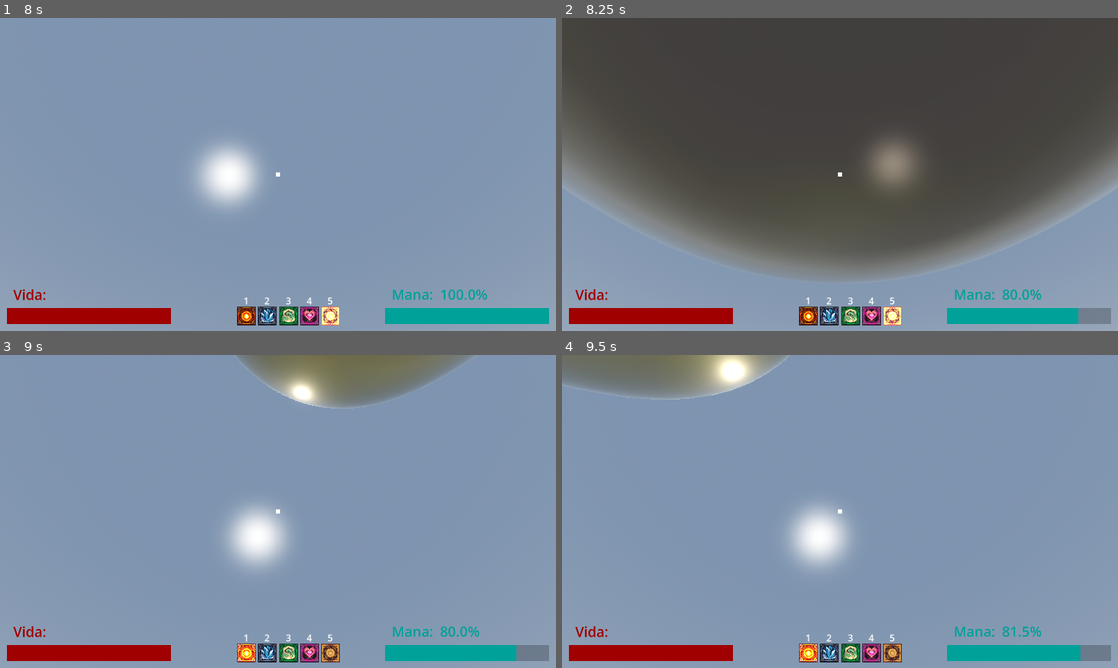
Above: before the commit, frames 1-4 (two rows, left to right).
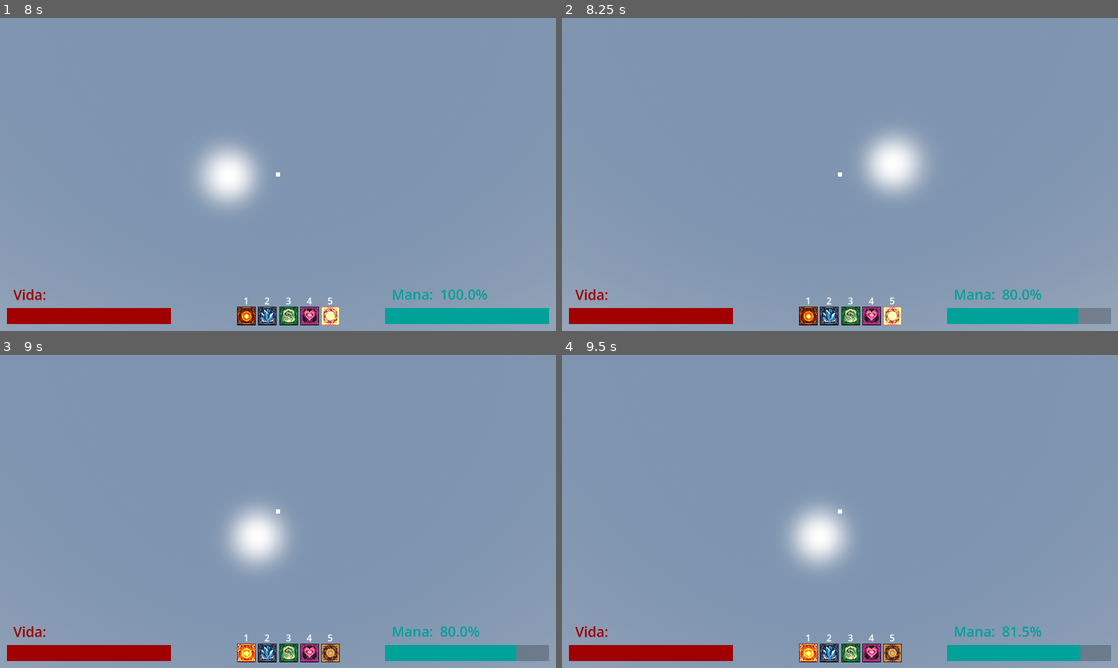
Above: after the commit, the same moments.

Repository: Isaaa43/Saudavel-e-Balanceado
Game: Godot game, scene res://cenas/main_game.tscn
The game is run twice, just before and just after one commit, with the same random seed, the same clock (stepped at 60 frames per second) and the same inputs.
Inputs (mouse positions are in pixels of both pictures, inside the frame that each line leads up to):
- Up to frame 1 (8 s): click (278, 224) at 0.52 s; type "Alex" at 0.6 s; click "Jogar" at 1.25 s; click "Host" at 2 s; click "Começar Partida" at 2.75 s; tap Enter at 3.5, 5.75, 7.25 s; move the mouse to (250, 237) at 3.52 s; hold W (frente) 3.53-5.78 s; click (250, 237) at 3.6 s; tap Space (pular) at 3.77, 4.52, 5, 6.02, 6.5, 6.77, 7.52 s; move the mouse to (316, 177) at 4.27 s; tap 1 at 4.35 s; move the mouse to (233, 171) at 5.02 s; tap 2 at 5.1 s; move the mouse to (283, 174) at 5.77 s; hold A (esquerda) 5.78-6.53 s; tap 3 at 5.85 s; click (283, 174) at 5.92 s; move the mouse to (255, 168) at 6.52 s; hold W (frente) from 6.53 s (still down); tap 4 at 6.6 s; move the mouse to (305, 174) at 7.27 s; tap 5 at 7.35 s
- Up to frame 2 (8.25 s): keep holding W (frente); tap Space (pular) at 8 s; move the mouse to (812, 174) at 8.02 s; click (812, 174) at 8.1 s
- Up to frame 3 (9 s): move the mouse to (289, 505) at 8.77 s; release W (frente) at 8.78 s; hold D (direita) from 8.78 s (still down); tap 1 at 8.85 s
- Up to frame 4 (9.5 s): keep holding D (direita); tap Space (pular) at 9.02 s

Frame 1 is identical in both runs. In frame 2, 72% of the frame differs, in the area x 0-100%, y 0-84%; in frame 3, 4.7%; in frame 4, 4.3%.
Error after the commit: Invalid access to property or key 'feitico_id' on a base object of type 'null instance'. (res://scripts/autoloads/registros/registro_feiticos.gd:7)

Commit message:
feat: feitiço corpo movendo o feitiço
Criado classe FeiticoCorpo para para mover os elementos do feitiço.
Alterado Feitiço Visual de corpo_feitico para visual_3d para melhor coerência

Diff:
--- a/luta-magos/scripts/game/feiticos/definicoes/feitico_def.gd
+++ b/luta-magos/scripts/game/feiticos/definicoes/feitico_def.gd
@@ -46,4 +46,7 @@
 	feitico.visual.name = "Visual"
 	feitico.add_child(feitico.visual, true)
 
+	feitico.corpo = FeiticoCorpo.criar()
+	feitico.corpo.name = "Corpo"
+	feitico.add_child(feitico.corpo, true)
 	return feitico
--- a/luta-magos/scripts/game/feiticos/instanciancia/feitico.gd
+++ b/luta-magos/scripts/game/feiticos/instanciancia/feitico.gd
@@ -15,6 +15,7 @@
 var efeitos : Array[FeiticoEfeito] = []
 
 var comportamento: FeiticoComportamento
+var corpo: FeiticoCorpo
 var visual: FeiticoVisual
 
 enum Tipo {
@@ -30,7 +31,7 @@
 
 ## Cria a magia, antes de lancar
 func criar() -> void:
-	visual.corpo_feitico.global_position = posicao_global_inicial
+	corpo.global_position = posicao_global_inicial
 
 ## Lanca a magia
 func lancar() -> void:
--- /dev/null
+++ b/luta-magos/scripts/game/feiticos/instanciancia/feitico_corpo.gd
@@ -0,0 +1,21 @@
+class_name FeiticoCorpo
+extends Node3D
+
+var remote_transf_visual: RemoteTransform3D
+var remote_transf_area: RemoteTransform3D
+
+static func criar() -> FeiticoCorpo:
+	var corpo := FeiticoCorpo.new()
+
+	corpo.remote_transf_visual = RemoteTransform3D.new()
+	corpo.remote_transf_area = RemoteTransform3D.new()
+	corpo.add_child(corpo.remote_transf_visual)
+	corpo.add_child(corpo.remote_transf_area)
+
+	return corpo
+
+func set_visual_transform(visual: Node) -> void:
+	remote_transf_visual.remote_path = visual.get_path()
+
+func set_area_transform(area: Node) -> void:
+	remote_transf_area.remote_path = area.get_path()
Not shown: 1 places in luta-magos/feiticos/BolaFogo/FD_bola_fogo.tres that only renumber resources
Not shown, added: luta-magos/scripts/game/feiticos/instanciancia/feitico_corpo.gd.uid
